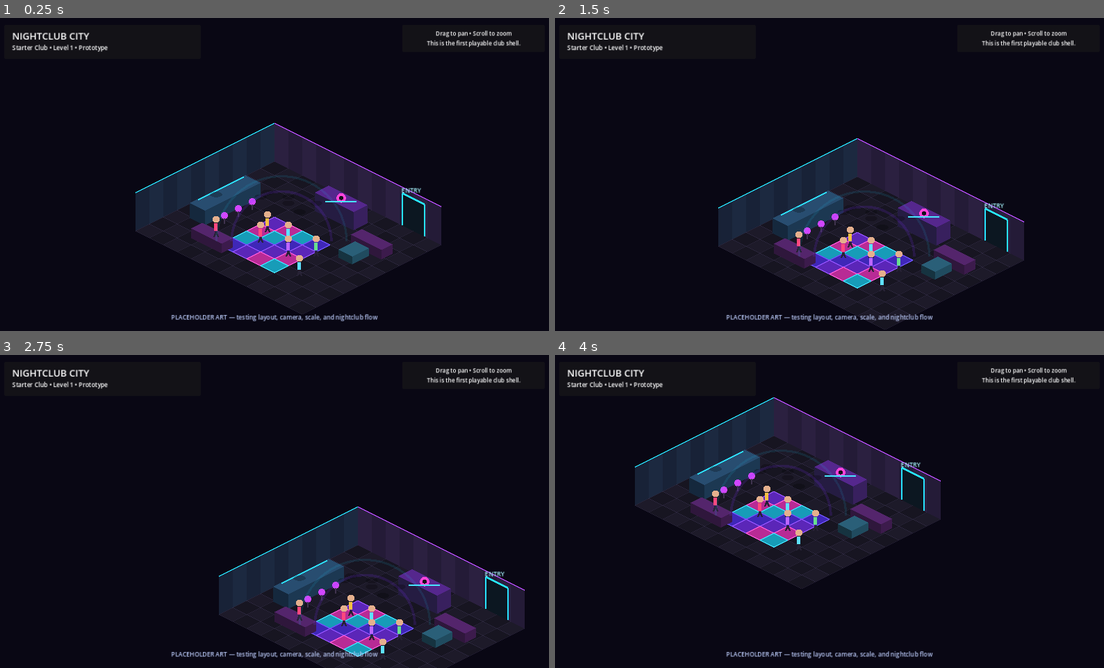
Above: before the commit, frames 1-4 (two rows, left to right).
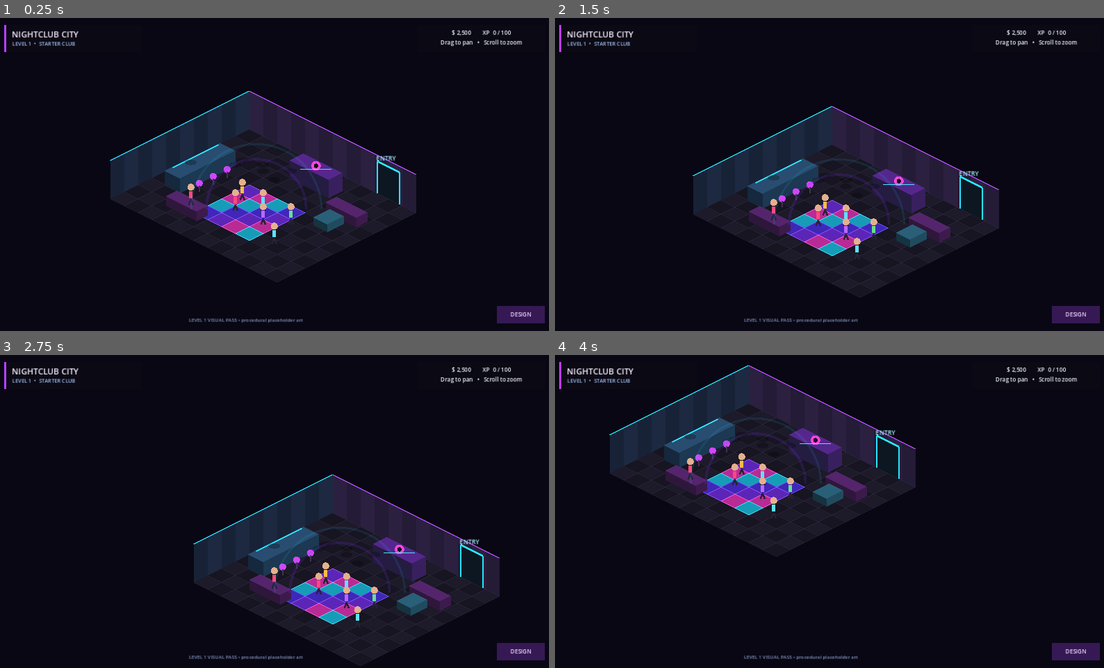
Above: after the commit, the same moments.

Repository: 22crob/Nightclub-City
Game: Godot game, scene res://scenes/main.tscn
Two runs of this game, one before a commit and one after it. Both use one fixed random seed, a clock stepped at 60 frames per second and the inputs below.
Inputs (mouse positions are in pixels of both pictures, inside the frame that each line leads up to):
- Up to frame 1 (0.25 s): no input
- Up to frame 2 (1.5 s): tap Enter at 0.5 s; move the mouse to (950, 158) at 0.52 s; click (950, 158) at 0.67 s; tap Space at 1.25 s; drag from (719, 190) to (802, 237) at 1.27 s
- Up to frame 3 (2.75 s): tap Enter at 2 s; move the mouse to (329, 442) at 2.02 s; click (329, 442) at 2.17 s
- Up to frame 4 (4 s): tap Space at 2.75 s; drag from (802, 574) to (664, 464) at 2.77 s; tap Enter at 3.5 s; move the mouse to (994, 558) at 3.52 s; click (994, 558) at 3.67 s

The runs differ from the first frame. In frame 1, 16% of the frame differs, in the area x 0-100%, y 2-98%; in frame 2, 17%, in the area x 0-100%, y 2-100%; in frame 3, 16%; in frame 4, 16%.

Commit message:
Refine Level 1 HUD and camera framing

Diff:
--- a/godot/scenes/main.tscn
+++ b/godot/scenes/main.tscn
@@ -7,62 +7,101 @@
 
 [node name="Camera2D" type="Camera2D" parent="."]
 enabled = true
-position = Vector2(0, 30)
+position = Vector2(58, 104)
 
 [node name="HUD" type="CanvasLayer" parent="."]
 
-[node name="TopBar" type="Panel" parent="HUD"]
+[node name="BrandPanel" type="ColorRect" parent="HUD"]
 offset_left = 18.0
 offset_top = 16.0
-offset_right = 470.0
-offset_bottom = 94.0
+offset_right = 334.0
+offset_bottom = 78.0
+color = Color(0.045, 0.037, 0.075, 0.94)
 
-[node name="Title" type="Label" parent="HUD/TopBar"]
-offset_left = 18.0
-offset_top = 10.0
-offset_right = 430.0
-offset_bottom = 38.0
-theme_override_font_sizes/font_size = 22
+[node name="Accent" type="ColorRect" parent="HUD/BrandPanel"]
+offset_right = 4.0
+offset_bottom = 62.0
+color = Color(0.74, 0.24, 1, 1)
+
+[node name="Title" type="Label" parent="HUD/BrandPanel"]
+offset_left = 17.0
+offset_top = 8.0
+offset_right = 305.0
+offset_bottom = 33.0
+theme_override_colors/font_color = Color(0.97, 0.93, 1, 1)
+theme_override_font_sizes/font_size = 19
 text = "NIGHTCLUB CITY"
 
-[node name="Status" type="Label" parent="HUD/TopBar"]
+[node name="Status" type="Label" parent="HUD/BrandPanel"]
 offset_left = 18.0
-offset_top = 42.0
-offset_right = 430.0
-offset_bottom = 66.0
-theme_override_font_sizes/font_size = 14
-text = "Starter Club • Level 1 • Prototype"
+offset_top = 34.0
+offset_right = 300.0
+offset_bottom = 55.0
+theme_override_colors/font_color = Color(0.62, 0.74, 0.94, 1)
+theme_override_font_sizes/font_size = 12
+text = "LEVEL 1  •  STARTER CLUB"
 
-[node name="Controls" type="Panel" parent="HUD"]
+[node name="StatsPanel" type="ColorRect" parent="HUD"]
 anchors_preset = 1
 anchor_left = 1.0
 anchor_right = 1.0
-offset_left = -346.0
+offset_left = -310.0
 offset_top = 16.0
 offset_right = -18.0
 offset_bottom = 78.0
 grow_horizontal = 0
+color = Color(0.045, 0.037, 0.075, 0.94)
 
-[node name="Label" type="Label" parent="HUD/Controls"]
+[node name="Stats" type="Label" parent="HUD/StatsPanel"]
 offset_left = 14.0
-offset_top = 10.0
-offset_right = 316.0
+offset_top = 8.0
+offset_right = 278.0
 offset_bottom = 52.0
+theme_override_colors/font_color = Color(0.93, 0.95, 1, 1)
 theme_override_font_sizes/font_size = 13
-text = "Drag to pan • Scroll to zoom\nThis is the first playable club shell."
+text = "$ 2,500        XP  0 / 100\nDrag to pan   •   Scroll to zoom"
 horizontal_alignment = 1
 vertical_alignment = 1
 
-[node name="BottomHint" type="Label" parent="HUD"]
+[node name="DesignChip" type="ColorRect" parent="HUD"]
+anchors_preset = 3
+anchor_left = 1.0
+anchor_top = 1.0
+anchor_right = 1.0
+anchor_bottom = 1.0
+offset_left = -128.0
+offset_top = -58.0
+offset_right = -18.0
+offset_bottom = -18.0
+grow_horizontal = 0
+grow_vertical = 0
+color = Color(0.22, 0.10, 0.34, 0.96)
+
+[node name="Label" type="Label" parent="HUD/DesignChip"]
+layout_mode = 1
+anchors_preset = 15
+anchor_right = 1.0
+anchor_bottom = 1.0
+grow_horizontal = 2
+grow_vertical = 2
+theme_override_colors/font_color = Color(0.95, 0.84, 1, 1)
+theme_override_font_sizes/font_size = 13
+text = "DESIGN"
+horizontal_alignment = 1
+vertical_alignment = 1
+
+[node name="BuildNote" type="Label" parent="HUD"]
 anchors_preset = 12
 anchor_top = 1.0
 anchor_right = 1.0
 anchor_bottom = 1.0
-offset_top = -42.0
-offset_bottom = -14.0
+offset_left = 18.0
+offset_top = -34.0
+offset_right = -150.0
+offset_bottom = -12.0
 grow_horizontal = 2
 grow_vertical = 0
-theme_override_colors/font_color = Color(0.72, 0.78, 0.96, 1)
-theme_override_font_sizes/font_size = 14
-text = "PLACEHOLDER ART — testing layout, camera, scale, and nightclub flow"
+theme_override_colors/font_color = Color(0.50, 0.58, 0.74, 1)
+theme_override_font_sizes/font_size = 11
+text = "LEVEL 1 VISUAL PASS • procedural placeholder art"
 horizontal_alignment = 1
